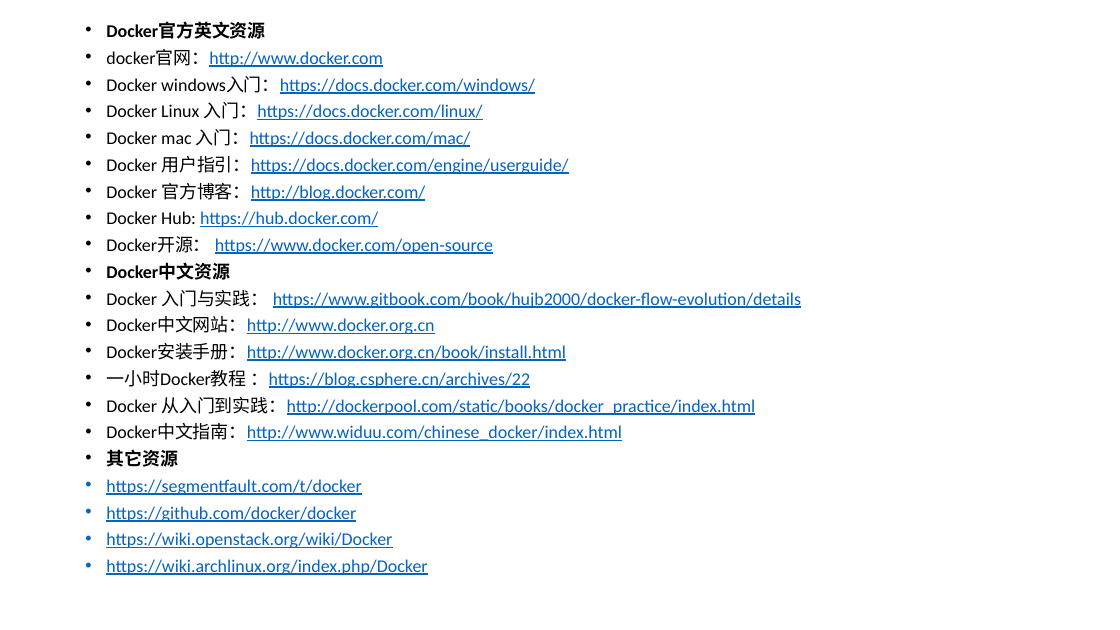
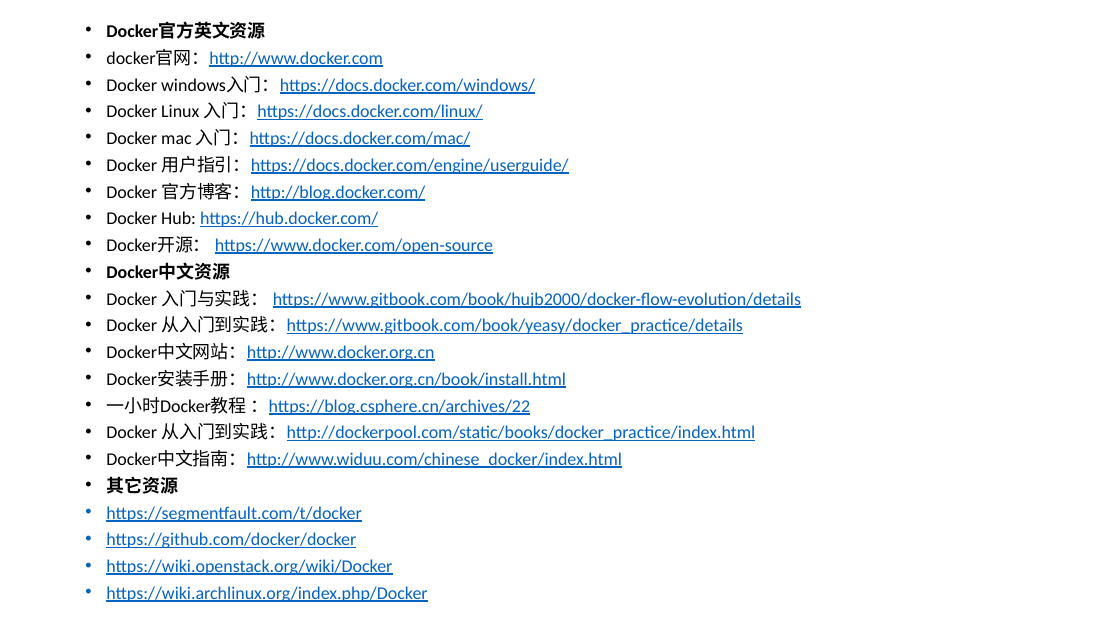
Before and after one commit to huahouye/h-kubernetes, a slide deck: slide 31 of docker/Docker技术介绍.pptx. Drawn at 1120x630 pixels with LibreOffice and Linux fonts; fonts in the diff are those of the drawing. Boxes give left, top, right and bottom in pixels: in the first picture for what was removed or moved away, otherwise in the second. Text is boxed around its words. In the diff, an @@ line names an element or a change of style, - is before the commit and + after.

```diff
--- a/docker/Docker技术介绍.pptx
+++ b/docker/Docker技术介绍.pptx
@@ text at [106, 316, 743, 334]: paragraph added @@
+• Docker 从入门到实践：https://www.gitbook.com/book/yeasy/docker_practice/details
```
Also in this commit, not shown: 1 other slide changed, 28 other files.
